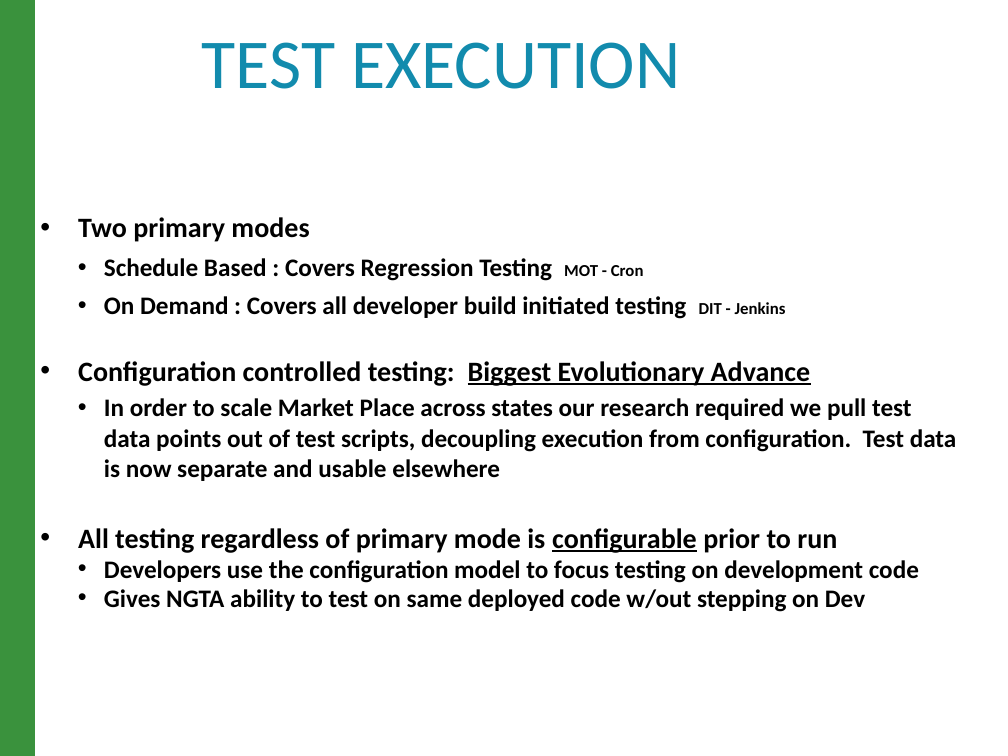
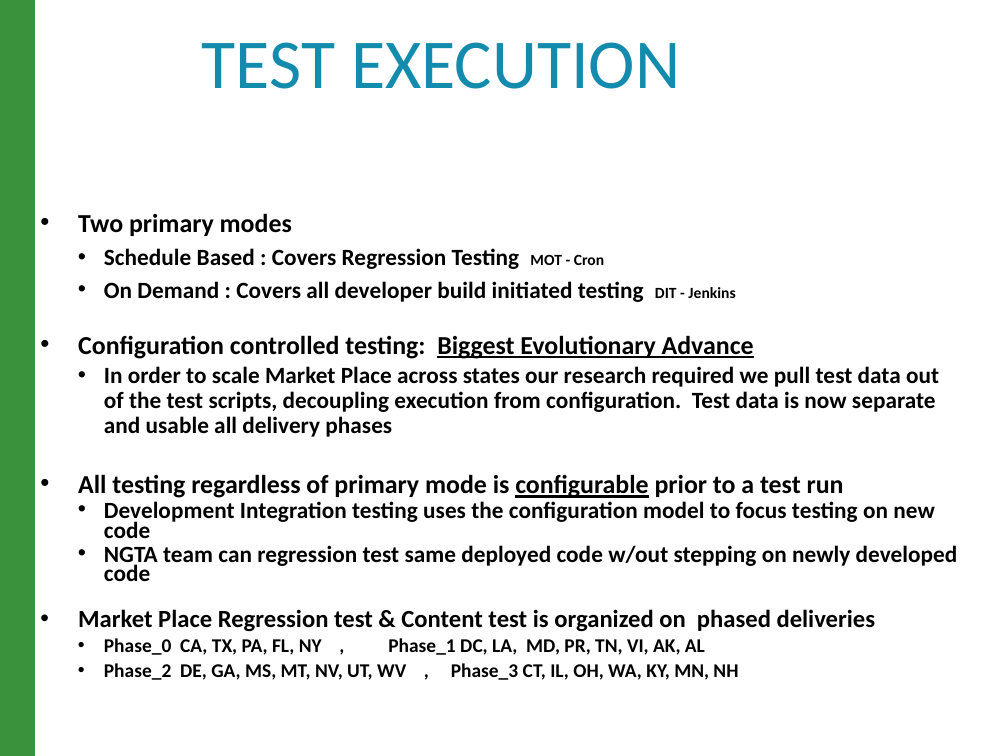
Before and after one commit to raghav9329/mainProf, a slide deck: slide 7 of CurrentWork_Delta/CX_StrategyPowerPoint.pptx. Drawn at 1008x756 pixels with LibreOffice and Linux fonts; fonts in the diff are those of the drawing. Boxes give left, top, right and bottom in pixels: in the first picture for what was removed or moved away, otherwise in the second. Text is boxed around its words. In the diff, an @@ line names an element or a change of style, - is before the commit and + after.

```diff
--- a/CurrentWork_Delta/CX_StrategyPowerPoint.pptx
+++ b/CurrentWork_Delta/CX_StrategyPowerPoint.pptx
@@ text at box(78, 213, 754, 359): size 20 to 18.5 pt in "Two primary modes", "Configuration controlled testing: Biggest Evolutionary Advan ..."; size 18 to 16.6 pt in "Schedule Based : Covers Regression Testing", "On Demand : Covers all developer build ..."; size 12 to 11.1 pt in "MOT - Cron", "DIT - Jenkins"; line spacing 1.1 to 1; line spacing 0.8 to 0.7 @@
@@ text at box(78, 366, 958, 680): text changed; size 18 to 16.6 pt @@
-  • In order to scale Market Place across states our research required we pull test data points out of test scripts, decoupling execution from configuration. Test data is now separate and usable elsewhere
-• All testing regardless of primary mode is configurable prior to run
-  • Developers use the configuration model to focus testing on development code
-  • Gives NGTA ability to test on same deployed code w/out stepping on Dev
+  • In order to scale Market Place across states our research required we pull test data out of the test scripts, decoupling execution from configuration. Test data is now separate and usable all delivery phases
+• All testing regardless of primary mode is configurable prior to a test run
+  • Development Integration testing uses the configuration model to focus testing on new code
+  • NGTA team can regression test same deployed code w/out stepping on newly developed code
+• Market Place Regression test & Content test is organized on phased deliveries
+  • Phase_0 CA, TX, PA, FL, NY , Phase_1 DC, LA, MD, PR, TN, VI, AK, AL
+  • Phase_2 DE, GA, MS, MT, NV, UT, WV , Phase_3 CT, IL, OH, WA, KY, MN, NH
```
Also in this commit, not shown: 2 other slides changed, 1 other file.
